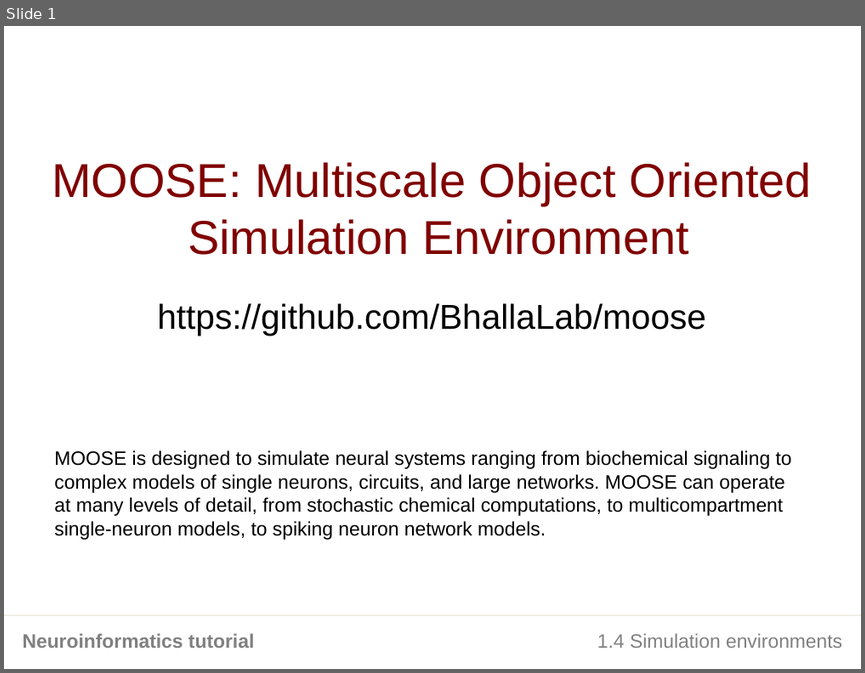
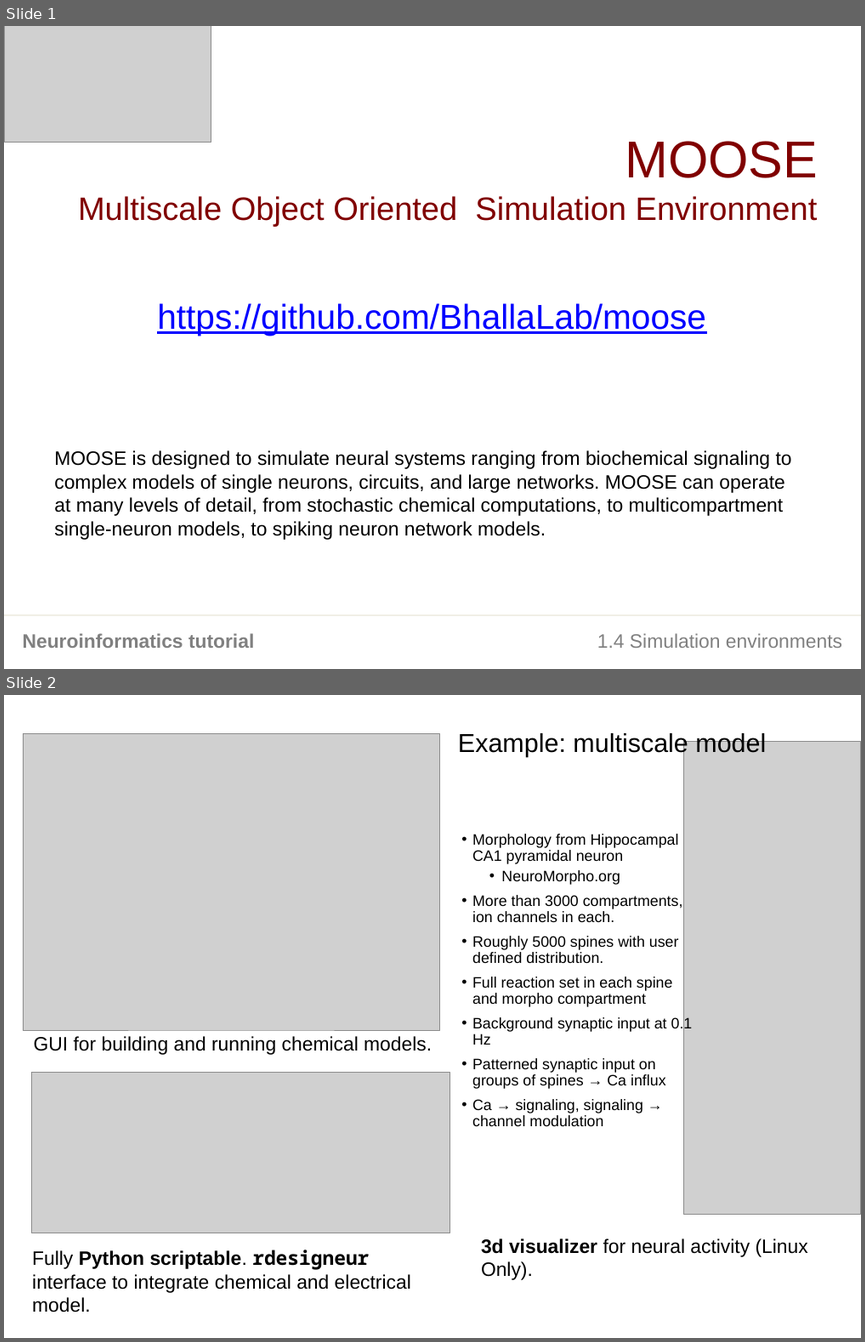
Before and after one commit to NeuralEnsemble/NeuroinformaticsTutorial, a slide deck: Part_1_Resources_for_computational_modellers/4_Simulation_environments/6_MOOSE.pptx. Shown one above the other, each under a label of ours: slide 1 before the commit, slides 1 and 2 after it. The pictures are 865x673 and 865x1342 pixels, drawn with LibreOffice and Linux fonts; fonts in the diff are those of the drawing; grey boxes stand for pictures. Boxes give left, top, right and bottom in pixels: in the first picture for what was removed or moved away, otherwise in the second. Text is boxed around its words. In the diff, an @@ line names an element or a change of style, - is before the commit and + after.

```diff
--- a/Part_1_Resources_for_computational_modellers/4_Simulation_environments/6_MOOSE.pptx
+++ b/Part_1_Resources_for_computational_modellers/4_Simulation_environments/6_MOOSE.pptx
@@ slide 2 added at (4,695,861,1338), background #FFFFFF @@
@@ picture added at (23,734,440,1030) @@
@@ text added at (458,732,766,757), 24 pt, text #000000 @@
+Example: multiscale model
@@ picture added at (683,742,861,1214) @@
@@ text added at (472,834,692,1126), 14 pt, text #000000 @@
+• Morphology from Hippocampal CA1 pyramidal neuron
+  • NeuroMorpho.org
+• More than 3000 compartments, ion channels in each.
+• Roughly 5000 spines with user defined distribution.
+• Full reaction set in each spine and morpho compartment
+• Background synaptic input at 0.1 Hz
+• Patterned synaptic input on groups of spines → Ca influx
+• Ca → signaling, signaling → channel modulation
@@ text added at (34,1036,432,1055), 18 pt, text #000000 @@
+GUI for building and running chemical models.
@@ picture added at (32,1072,450,1232) @@
@@ text added at (32,1249,411,1293), 18 pt, text #000000 @@
+Fully Python scriptable. rdesigneur interface to integrate chemical and electrical model.
@@ text added at (481,1238,808,1280), 18 pt, text #000000 @@
+3d visualizer for neural activity (Linux Only).
@@ slide 1 changed as well @@
@@ picture added at (4,26,211,142) @@
@@ text at (78,141,817,227): text changed; size 44 to 30 pt @@
-MOOSE: Multiscale Object Oriented Simulation Environment
+MOOSE
+Multiscale Object Oriented Simulation Environment
@@ text "https://github.com/BhallaLab/moose" at (157,303,706,335): text colour #000000 to #0000FF, underline on @@
```
Also in this commit, not shown: 1 other slide changed, 1 slide removed.
